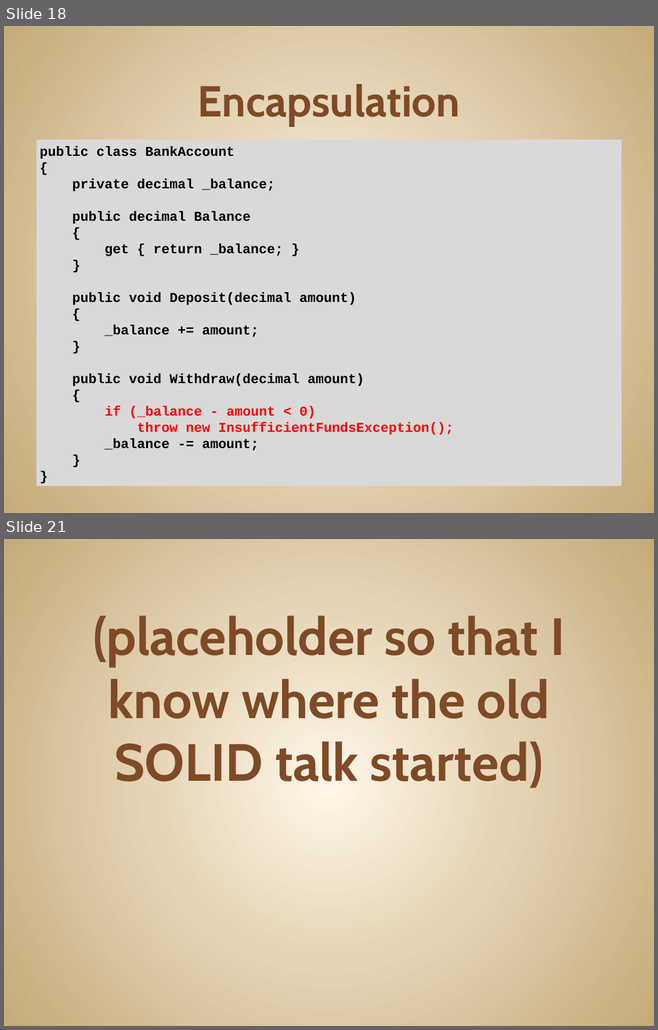
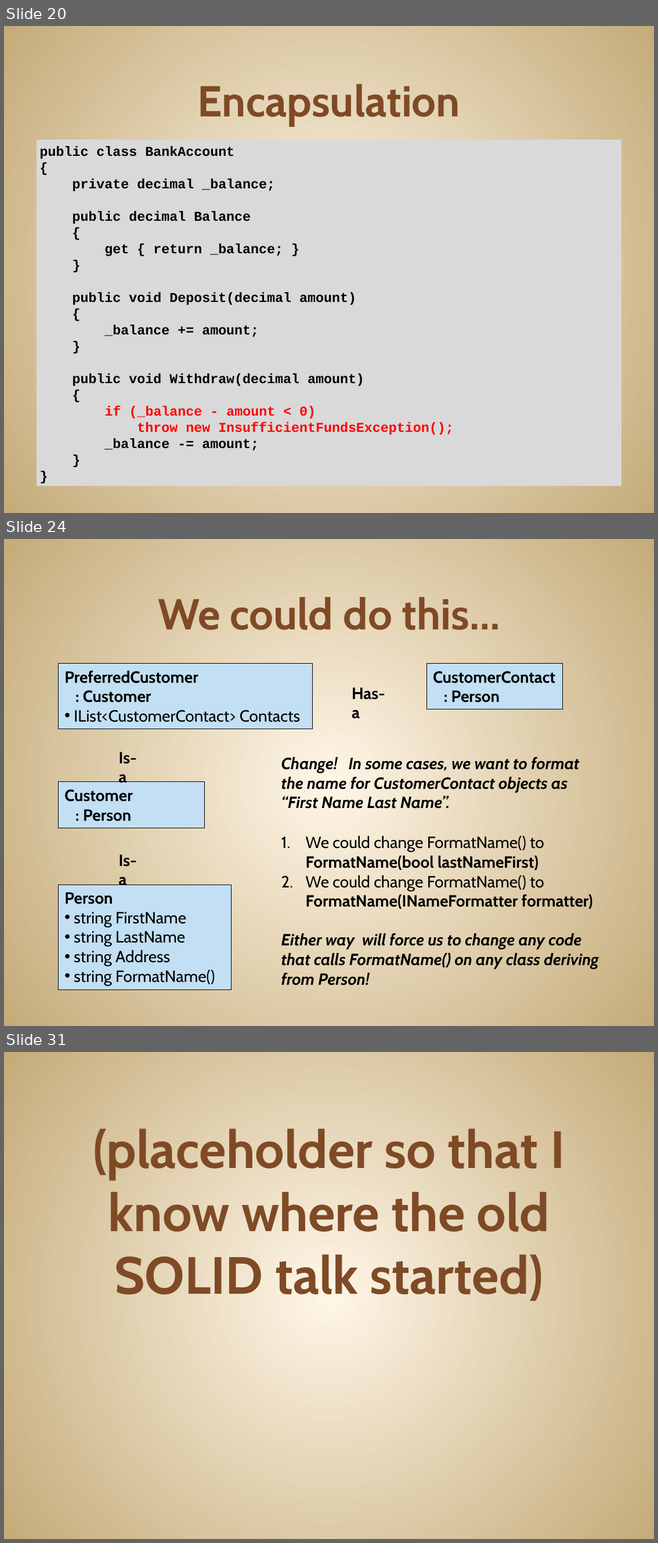
Before and after one commit to JonKruger/oop-solid-sample, a slide deck: slides/OOP-SOLID-CodeMash.pptx. Shown one above the other, each under a label of ours: slides 18 and 21 before the commit, slides 20, 24 and 31 after it; the slides between them are not shown. The pictures are 658x1030 and 658x1543 pixels, drawn with LibreOffice and Linux fonts; fonts in the diff are those of the drawing. Boxes give left, top, right and bottom in pixels: in the first picture for what was removed or moved away, otherwise in the second. Text is boxed around its words. In the diff, an @@ line names an element or a change of style, - is before the commit and + after.

```diff
--- a/slides/OOP-SOLID-CodeMash.pptx
+++ b/slides/OOP-SOLID-CodeMash.pptx
@@ slide 24 added at (x1=4, y1=539, x2=654, y2=1026), background gradient #FFF7E8 to #C4AA7A @@
@@ title added at (x1=158, y1=597, x2=500, y2=630), 48 pt, text #804B26, bold @@
+We could do this…
@@ rectangle added at (x1=58, y1=664, x2=312, y2=729), fill #C2DFF3, outline #000000 0.75 pt, 18 pt, text #000000 @@
+PreferredCustomer
+: Customer
+• IList<CustomerContact> Contacts
@@ rectangle added at (x1=426, y1=664, x2=562, y2=710), fill #C2DFF3, outline #000000 0.75 pt, 18 pt, text #000000, bold @@
+CustomerContact
+: Person
@@ text added at (x1=351, y1=687, x2=385, y2=719), 18 pt, text #000000, bold @@
+Has-a
@@ text added at (x1=119, y1=752, x2=137, y2=787), 18 pt, text #000000, bold @@
+Is-a
@@ text added at (x1=281, y1=757, x2=579, y2=809), 18 pt, text #000000, bold, italic @@
+Change! In some cases, we want to format the name for CustomerContact objects as “First Name Last Name”.
@@ rectangle added at (x1=58, y1=782, x2=204, y2=828), fill #C2DFF3, outline #000000 0.75 pt, 18 pt, text #000000, bold @@
+Customer
+: Person
@@ text added at (x1=281, y1=836, x2=598, y2=986), 18 pt, text #000000, bold @@
+1. We could change FormatName() to FormatName(bool lastNameFirst)
+2. We could change FormatName() to FormatName(INameFormatter formatter)
+Either way will force us to change any code that calls FormatName() on any class deriving from Person!
@@ text added at (x1=119, y1=855, x2=137, y2=889), 18 pt, text #000000, bold @@
+Is-a
@@ rectangle added at (x1=58, y1=885, x2=231, y2=990), fill #C2DFF3, outline #000000 0.75 pt, 18 pt, text #000000 @@
+Person
+• string FirstName
+• string LastName
+• string Address
+• string FormatName()
@@ what was slide 18 is now slide 20 @@
@@ what was slide 21 is now slide 31 @@
```
Also in this commit, not shown: 2 slides changed, 9 other slides added.
